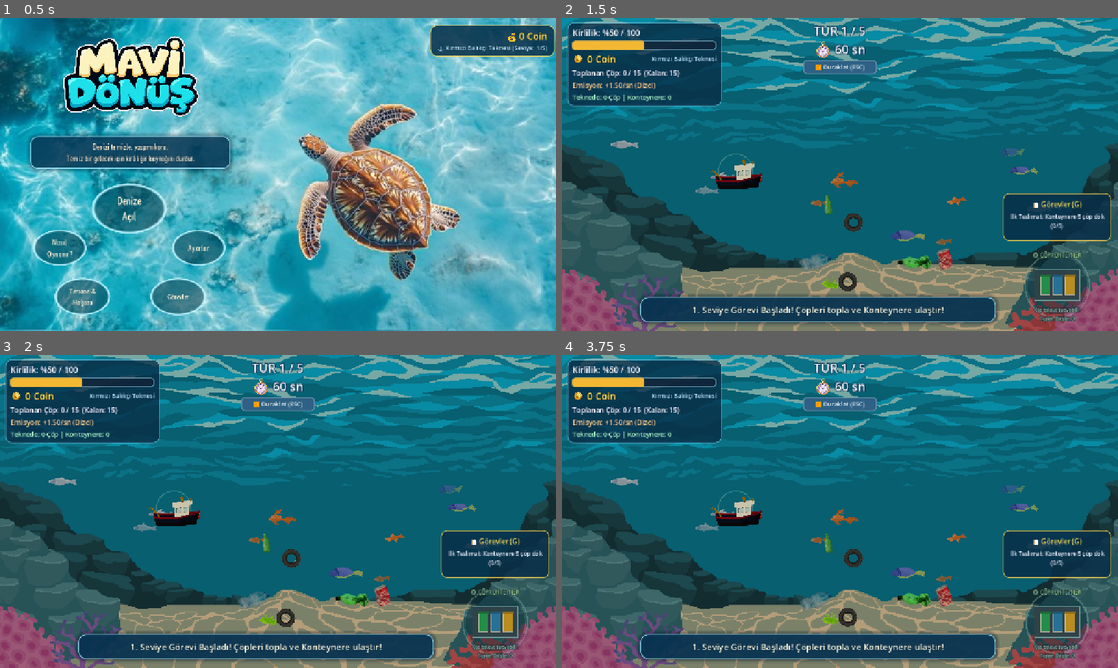
Above: before the commit, frames 1-4 (two rows, left to right).
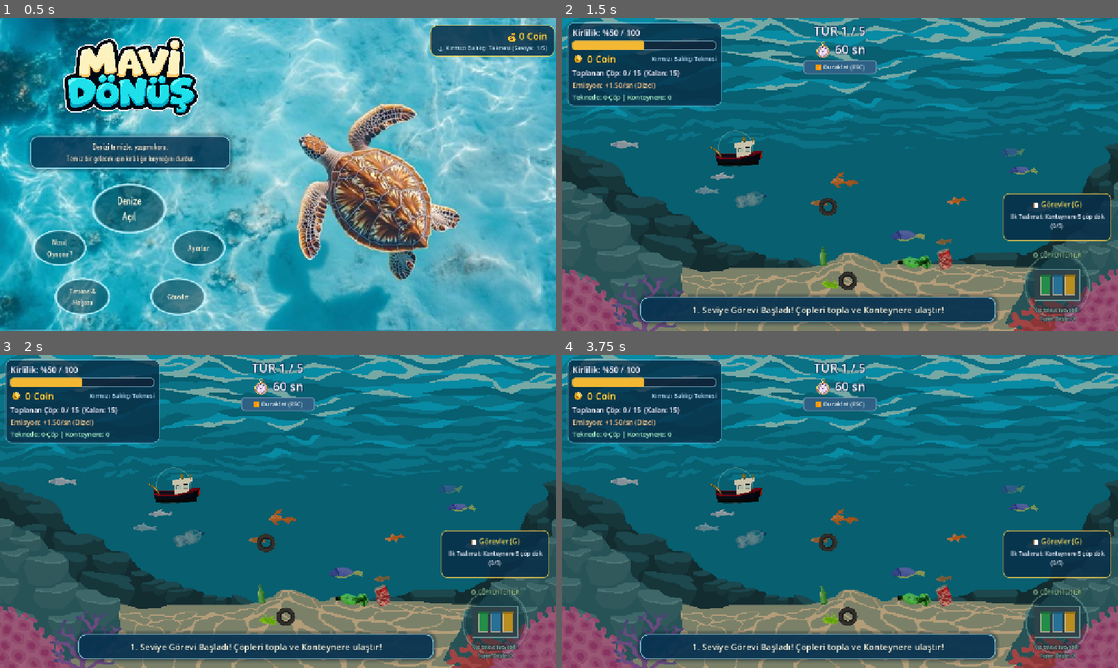
Above: after the commit, the same moments.

Repository: tubaiskol/Mavi-Donus-Hackathon-Team22
Game: Godot game, scene res://scenes/main_menu.tscn
Same seed, same stepped clock (60 frames per second), same inputs: the game is played once before the commit and once after it. The engine's default icon, where the game draws it, is replaced by a stand-in: a white triangle on a blue panel in a dark square.
Inputs:
- Up to frame 1 (0.5 s): no input
- Up to frame 2 (1.5 s): click "Denize Açıl" at 0.5 s; click "▶️ Göreve Başla" at 1.25 s
- Up to frame 3 (2 s): no input
- Up to frame 4 (3.75 s): click "⏸️ Duraklat (ESC)" at 2 s; click "📋 Görevler (G)" at 2.75 s; click "▶️ Devam Et" at 3.5 s

Frame 1 is identical in both runs. In frame 2, 1.7% of the frame differs, in the area x 26-55%, y 35-88%; in frame 3, 1.6%; in frame 4, 1.7%.

Commit message:
fix: geminin yalnızca alt dört pikselini su yüzeyinde sınırla

Diff:
--- a/scripts/boat.gd
+++ b/scripts/boat.gd
@@ -3,6 +3,7 @@
 const ACCELERATION := 900.0
 const FRICTION := 700.0
 const BASE_PICKUP_RADIUS := 40.0
+const SURFACE_CONTACT_HEIGHT := 4.0
 
 # Görsellerin varsayılan baktığı yön. Burada yazmayan araçlar SAĞA bakar.
 # Kırmızı ve yeşil gemi görselleri SOLA bakıyor (başı solda), diğerleri sağa.
@@ -154,14 +155,18 @@
 	queue_redraw()
 
 
-
+func get_surface_contact_offset() -> float:
+	var shown := sprite.texture.get_size() * sprite.scale.abs()
+	var bottom := (shown.y * absf(cos(sprite.rotation)) + shown.x * absf(sin(sprite.rotation))) * 0.5
+	return sprite.position.y + bottom - SURFACE_CONTACT_HEIGHT
 
 
 func enforce_water_bounds() -> void:
 	var screen := get_viewport_rect()
 	var min_y := screen.position.y + _edge_margin.y
 	if get_parent().has_water_surface():
-		min_y = maxf(min_y, get_parent().get_water_surface_y() + _hull_shape.size.y * 0.5)
+		# Yalnızca geminin en alt 4 pikseli su çizgisinin altında kalmalı.
+		min_y = maxf(min_y, get_parent().get_water_surface_y() - get_surface_contact_offset())
 	position = position.clamp(Vector2(screen.position.x + _edge_margin.x, min_y), screen.end - _edge_margin)
 	if position.y <= min_y and velocity.y < 0.0:
 		velocity.y = 0.0
